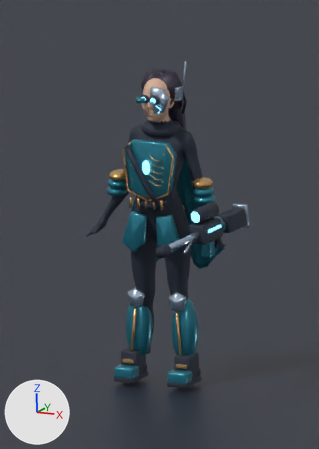
Renders of the Blender file ArtSource/Heroes/Nyra.blend from each side of a commit.
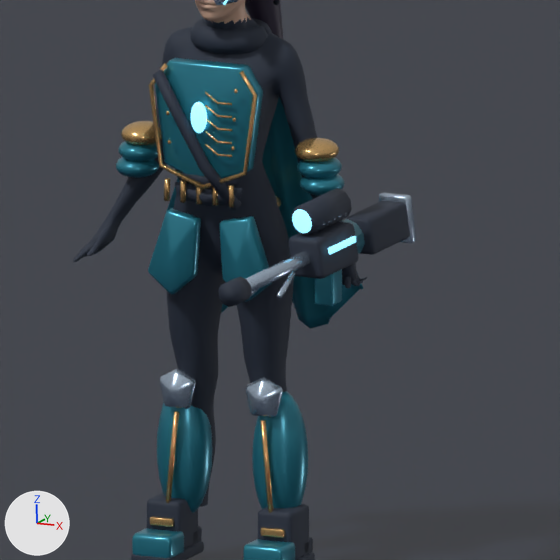
There are two pictures of each version: one from the file's camera 'Portrait', one close up on the part from 16% to 100% of the width and 25% to 85% of the height. Lighting does not change. The marker at lower left points along +X, +Y and +Z. The last two pictures show the newer version.

In view in the first close-up: 'DF_Anatomy', 'DF_WeaponR', 'Plane'.
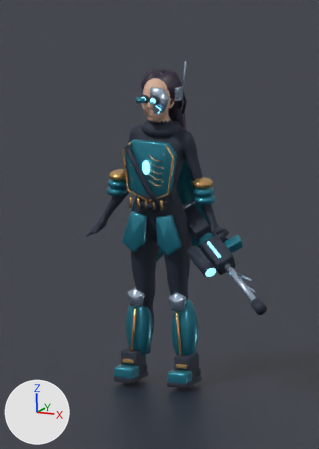
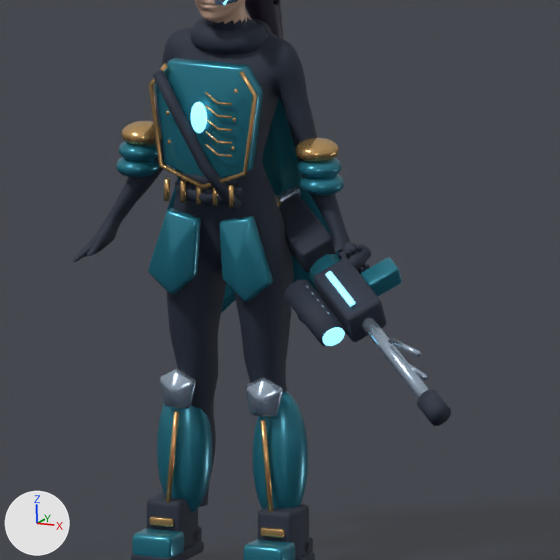
Patch to the scene script:
```diff
--- a/ArtSource/Heroes/Nyra.blend.py
+++ b/ArtSource/Heroes/Nyra.blend.py
@@ me_df_weaponr @@
-me_df_weaponr.from_pydata(...)  # 1460 vertices, 1400 faces; spans x 0.334..0.454, y -0.879..0.277, z 0.834..1.134
+me_df_weaponr.from_pydata(...)  # 1460 vertices, 1400 faces; spans x 0.044..0.926, y -0.61..0.195, z 0.605..1.075
+# me_df_weaponr part 1: the loose piece of 20 vertices spanning x 0.369..0.406, y -0.823..-0.079, z 0.969..1.01 is multiplied about its middle by the matrix ((-0.015, -0.712, -0.702), (-0.469, 0.625, -0.624), (0.883, 0.32, -0.343)), then moved by (0.21, 0.132, -0.218)
+# me_df_weaponr part 2: the loose piece of 96 vertices spanning x 0.345..0.434, y 0.0..0.251, z 0.928..1.03 is multiplied about its middle by the matrix ((-0.017, -0.712, -0.702), (-0.455, 0.625, -0.623), (0.851, 0.32, -0.345)), then moved by (-0.195, -0.079, -0.018)
+# me_df_weaponr part 3: the loose piece of 96 vertices spanning x 0.336..0.442, y 0.244..0.277, z 0.913..1.045 is multiplied about its middle by the matrix ((-0.017, -0.712, -0.702), (-0.458, 0.625, -0.623), (0.856, 0.32, -0.345)), then moved by (-0.29, -0.13, 0.026)
+# me_df_weaponr part 4: the loose piece of 20 vertices spanning x 0.343..0.364, y -0.648..-0.514, z 0.936..0.987 is multiplied about its middle by the matrix ((-0.019, -0.712, -0.702), (-0.471, 0.626, -0.621), (0.882, 0.319, -0.347)), then moved by (0.358, 0.214, -0.252)
+# me_df_weaponr part 5: the loose piece of 20 vertices spanning x 0.414..0.446, y -0.648..-0.514, z 0.936..0.987 is multiplied about its middle by the matrix ((-0.015, -0.711, -0.701), (-0.474, 0.622, -0.621), (0.879, 0.324, -0.347)), then moved by (0.28, 0.179, -0.186)
+# me_df_weaponr part 6: the loose piece of 360 vertices spanning x 0.344..0.404, y -0.356..-0.345, z 1.058..1.125 is multiplied about its middle by the matrix ((-0.017, -0.712, -0.705), (-0.466, 0.625, -0.685), (0.872, 0.32, -0.229)), then moved by (0.081, 0.033, -0.327)
+# me_df_weaponr part 7: the loose piece of 96 vertices spanning x 0.334..0.443, y -0.363..-0.112, z 0.933..1.045 is multiplied about its middle by the matrix ((-0.017, -0.712, -0.703), (-0.456, 0.625, -0.634), (0.853, 0.32, -0.325)), then moved by (0.057, 0.051, -0.148)
+# me_df_weaponr part 8: the loose piece of 96 vertices spanning x 0.367..0.423, y -0.255..-0.184, z 0.834..0.931 is multiplied about its middle by the matrix ((-0.017, -0.709, -0.688), (-0.464, 0.623, -0.571), (0.868, 0.319, -0.466)), then moved by (0.113, 0.106, 0.013)
+# me_df_weaponr part 9: the loose piece of 96 vertices spanning x 0.445..0.454, y -0.335..-0.158, z 1.001..1.019 is multiplied about its middle by the matrix ((-0.013, -0.712, -0.702), (-0.468, 0.625, -0.625), (0.884, 0.32, -0.341)), then moved by (-0.012, 0.015, -0.128)
+# me_df_weaponr part 10: 60 of 1460 vertices moved; they spanned x 0.337..0.434, y -0.339..-0.058, z 0.861..1.134 and now span x 0.245..0.515, y -0.343..-0.007, z 0.732..0.966; mean shift (0.001, 0.017, -0.137); largest move (0.348, -0.339, 1.126) -> (0.423, -0.322, 0.737)
+# me_df_weaponr part 11: 20 of 1460 vertices moved; they spanned x 0.358..0.418, y -0.879..-0.786, z 0.956..1.023 and now span x 0.813..0.926, y -0.61..-0.505, z 0.605..0.693; mean shift (0.482, 0.275, -0.34); largest move (0.358, -0.879, 1.0) -> (0.896, -0.579, 0.605)
+# other edits to the shape of me_df_weaponr do not show in these pictures
 me_df_weaponr.materials.append(mat_brushed_silver)
```

Where the change shows, as pixel boxes [x1, y1, x2, y2] in the close-ups (560 x 560 px; the box of a moved part takes in the faces that stretch with it):
'DF_WeaponR', reshaped: before [218, 188, 416, 307]; after [276, 184, 451, 426]
part 1 of me_df_weaponr, moved or reshaped: before [246, 251, 311, 292]; after [362, 317, 429, 398]
part 2 of me_df_weaponr, moved or reshaped: before [346, 200, 410, 255]; after [279, 194, 337, 272]
part 3 of me_df_weaponr, moved or reshaped (mostly hidden afterwards): before [379, 193, 416, 243]; after [276, 184, 301, 203]
part 4 of me_df_weaponr, moved or reshaped: before [251, 289, 258, 296]; after [410, 364, 428, 380]
part 5 of me_df_weaponr, moved or reshaped: before [277, 271, 296, 299]; after [388, 338, 421, 357]
part 6 of me_df_weaponr, moved or reshaped: before [292, 209, 312, 233]; after [322, 327, 345, 346]
part 7 of me_df_weaponr, moved or reshaped: before [289, 222, 359, 279]; after [314, 258, 387, 342]
part 8 of me_df_weaponr, moved or reshaped: before [315, 269, 342, 306]; after [360, 257, 402, 297]
part 9 of me_df_weaponr, moved or reshaped: before [328, 236, 356, 254]; after [325, 271, 355, 307]
part 10 of me_df_weaponr, moved or reshaped: before [291, 188, 365, 285]; after [284, 244, 371, 346]
part 11 of me_df_weaponr, moved or reshaped: before [218, 277, 252, 307]; after [417, 390, 451, 426]
